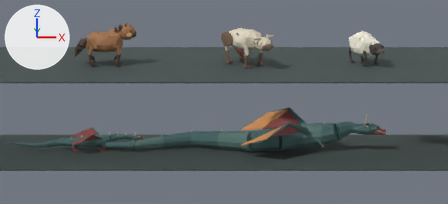
A saved change to the Blender file assets/blender/crownless_creature_library.blend.
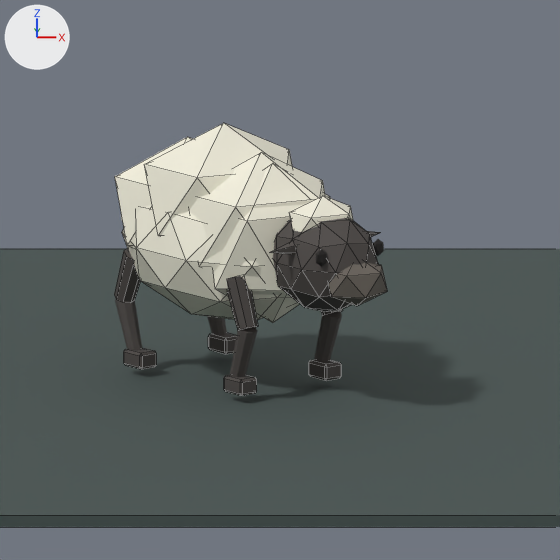
The first picture shows the older version from the file's camera 'CAM_CreatureFamilySheet'. The close-ups show the older and then the newer version on the part from 74% to 91% of the width and 7% to 43% of the height of that picture. Only the edits that show in the close-ups are written down. Lighting does not change. The marker at upper left points along +X, +Y and +Z. The close-ups show mesh edges as thin lines.

In view in the first close-up: 'PREVIEW_sheep_PREVIEW_SOURCE_sheep_CREATURE_Barrel', 'PREVIEW_sheep_PREVIEW_SOURCE_sheep_CREATURE_Chest', 'PREVIEW_sheep_PREVIEW_SOURCE_sheep_CREATURE_LowerLeg_FL', 'PREVIEW_sheep_PREVIEW_SOURCE_sheep_CREATURE_LowerLeg_HL', 'PREVIEW_sheep_PREVIEW_SOURCE_sheep_CREATURE_UpperLeg_FL', 'PREVIEW_sheep_PREVIEW_SOURCE_sheep_SHEEP_Ear_R', 'PREVIEW_sheep_PREVIEW_SOURCE_sheep_SHEEP_Fleece_0', 'PREVIEW_sheep_PREVIEW_SOURCE_sheep_SHEEP_Fleece_1', 'PREVIEW_sheep_PREVIEW_SOURCE_sheep_SHEEP_Fleece_2', 'PREVIEW_sheep_PREVIEW_SOURCE_sheep_SHEEP_Head', 'PREVIEW_sheep_PREVIEW_SOURCE_sheep_SHEEP_Muzzle', 'PREVIEW_sheep_PREVIEW_SOURCE_sheep_SHEEP_WoolCap', 'STAGE_CreatureFamilySheet_Characters' and 11 more.
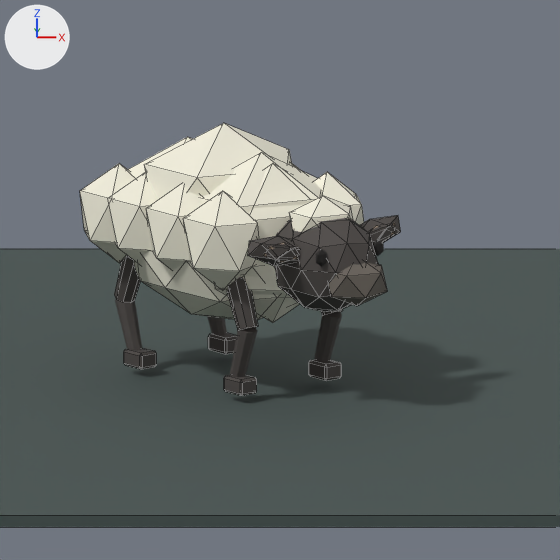
The change, as a diff of the scene's bpy script:
```diff
--- a/assets/blender/crownless_creature_library.blend.py
+++ b/assets/blender/crownless_creature_library.blend.py
@@ ob_preview_sheep_preview_source_sheep_sheep_ear_r @@
-ob_preview_sheep_preview_source_sheep_sheep_ear_r = bpy.data.objects.new('PREVIEW_sheep_PREVIEW_SOURCE_sheep_SHEEP_Ear_R', me_sheep_ear_r_001)
@@ ob_preview_sheep_preview_source_sheep_sheep_innerear_r @@
+ob_preview_sheep_preview_source_sheep_sheep_innerear_r = bpy.data.objects.new('PREVIEW_sheep_PREVIEW_SOURCE_sheep_sheep_InnerEar_R', me_sheep_innerear_r_001)  # an icosphere of 20 faces spanning x -0.13..0.13, y -0.019..0.019, z -0.056..0.056; in mat_mat_creature_preview_sheep_accent (beige #c5af99)
+ob_preview_sheep_preview_source_sheep_sheep_innerear_r.location = (15.96, -0.47, 11.16)
+ob_preview_sheep_preview_source_sheep_sheep_innerear_r.rotation_euler = (0.0, -0.2, 0.691)  # degrees (0, -11, 40)
+ob_preview_sheep_preview_source_sheep_sheep_innerear_r.scale = (2.4, 2.4, 2.4)
@@ ob_preview_sheep_preview_source_sheep_sheep_ear_r_1 @@
+ob_preview_sheep_preview_source_sheep_sheep_ear_r_1 = bpy.data.objects.new('PREVIEW_sheep_PREVIEW_SOURCE_sheep_sheep_Ear_R', me_sheep_ear_r_001_1)  # an icosphere of 20 faces spanning x -0.197..0.197, y -0.081..0.081, z -0.085..0.085; in mat_mat_creature_preview_sheep_secondary (dark grey #4d4845)
+ob_preview_sheep_preview_source_sheep_sheep_ear_r_1.location = (15.88, -0.38, 11.16)
+ob_preview_sheep_preview_source_sheep_sheep_ear_r_1.rotation_euler = (0.0, -0.2, 0.691)  # degrees (0, -11, 40)
+ob_preview_sheep_preview_source_sheep_sheep_ear_r_1.scale = (2.4, 2.4, 2.4)
@@ ob_preview_sheep_preview_source_sheep_sheep_innerear_l @@
+ob_preview_sheep_preview_source_sheep_sheep_innerear_l = bpy.data.objects.new('PREVIEW_sheep_PREVIEW_SOURCE_sheep_sheep_InnerEar_L', me_sheep_innerear_r_001.copy())
+ob_preview_sheep_preview_source_sheep_sheep_innerear_l.location = (14.71, -1.51, 11.16)
+ob_preview_sheep_preview_source_sheep_sheep_innerear_l.rotation_euler = (0.0, 0.2, 0.691)  # degrees (0, 11, 40)
+ob_preview_sheep_preview_source_sheep_sheep_innerear_l.scale = (2.4, 2.4, 2.4)
@@ ob_preview_sheep_preview_source_sheep_sheep_ear_l_1 @@
+ob_preview_sheep_preview_source_sheep_sheep_ear_l_1 = bpy.data.objects.new('PREVIEW_sheep_PREVIEW_SOURCE_sheep_sheep_Ear_L', me_sheep_ear_r_001_1.copy())
+ob_preview_sheep_preview_source_sheep_sheep_ear_l_1.location = (14.63, -1.42, 11.16)
+ob_preview_sheep_preview_source_sheep_sheep_ear_l_1.rotation_euler = (0.0, 0.2, 0.691)  # degrees (0, 11, 40)
+ob_preview_sheep_preview_source_sheep_sheep_ear_l_1.scale = (2.4, 2.4, 2.4)
@@ ob_preview_sheep_preview_source_sheep_sheep_fleeceflank_1_0_0 @@
+ob_preview_sheep_preview_source_sheep_sheep_fleeceflank_1_0_0 = bpy.data.objects.new('PREVIEW_sheep_PREVIEW_SOURCE_sheep_SHEEP_FleeceFlank_1.0_0', me_sheep_fleeceflank_1_0_0_001)  # an icosphere of 20 faces spanning x -0.206..0.206, y -0.221..0.221, z -0.28..0.28; in mat_mat_creature_preview_sheep_cloth (white #f2efdd)
+ob_preview_sheep_preview_source_sheep_sheep_fleeceflank_1_0_0.location = (15.3, 0.45, 11.14)
+ob_preview_sheep_preview_source_sheep_sheep_fleeceflank_1_0_0.rotation_euler = (0.0, 0.0, 0.691)  # degrees (0, 0, 40)
+ob_preview_sheep_preview_source_sheep_sheep_fleeceflank_1_0_0.scale = (2.4, 2.4, 2.4)
@@ ob_preview_sheep_preview_source_sheep_sheep_fleeceflank__1_0_3 @@
+ob_preview_sheep_preview_source_sheep_sheep_fleeceflank__1_0_3 = bpy.data.objects.new('PREVIEW_sheep_PREVIEW_SOURCE_sheep_SHEEP_FleeceFlank_-1.0_3', me_sheep_fleeceflank_1_0_0_001.copy())
+ob_preview_sheep_preview_source_sheep_sheep_fleeceflank__1_0_3.location = (12.57, 0.96, 11.14)
+ob_preview_sheep_preview_source_sheep_sheep_fleeceflank__1_0_3.rotation_euler = (0.0, 0.0, 0.691)  # degrees (0, 0, 40)
+ob_preview_sheep_preview_source_sheep_sheep_fleeceflank__1_0_3.scale = (2.4, 2.4, 2.4)
@@ ob_preview_sheep_preview_source_sheep_sheep_fleeceflank__1_0_2 @@
+ob_preview_sheep_preview_source_sheep_sheep_fleeceflank__1_0_2 = bpy.data.objects.new('PREVIEW_sheep_PREVIEW_SOURCE_sheep_SHEEP_FleeceFlank_-1.0_2', me_sheep_fleeceflank_1_0_0_001.copy())
+ob_preview_sheep_preview_source_sheep_sheep_fleeceflank__1_0_2.location = (12.93, 0.52, 11.14)
+ob_preview_sheep_preview_source_sheep_sheep_fleeceflank__1_0_2.rotation_euler = (0.0, 0.0, 0.691)  # degrees (0, 0, 40)
+ob_preview_sheep_preview_source_sheep_sheep_fleeceflank__1_0_2.scale = (2.4, 2.4, 2.4)
@@ ob_preview_sheep_preview_source_sheep_sheep_fleeceflank__1_0_1 @@
+ob_preview_sheep_preview_source_sheep_sheep_fleeceflank__1_0_1 = bpy.data.objects.new('PREVIEW_sheep_PREVIEW_SOURCE_sheep_SHEEP_FleeceFlank_-1.0_1', me_sheep_fleeceflank_1_0_0_001.copy())
+ob_preview_sheep_preview_source_sheep_sheep_fleeceflank__1_0_1.location = (13.44, -0.09, 11.14)
+ob_preview_sheep_preview_source_sheep_sheep_fleeceflank__1_0_1.rotation_euler = (0.0, 0.0, 0.691)  # degrees (0, 0, 40)
+ob_preview_sheep_preview_source_sheep_sheep_fleeceflank__1_0_1.scale = (2.4, 2.4, 2.4)
@@ ob_preview_sheep_preview_source_sheep_sheep_fleeceflank__1_0_0 @@
+ob_preview_sheep_preview_source_sheep_sheep_fleeceflank__1_0_0 = bpy.data.objects.new('PREVIEW_sheep_PREVIEW_SOURCE_sheep_SHEEP_FleeceFlank_-1.0_0', me_sheep_fleeceflank_1_0_0_001.copy())
+ob_preview_sheep_preview_source_sheep_sheep_fleeceflank__1_0_0.location = (13.93, -0.69, 11.14)
+ob_preview_sheep_preview_source_sheep_sheep_fleeceflank__1_0_0.rotation_euler = (0.0, 0.0, 0.691)  # degrees (0, 0, 40)
+ob_preview_sheep_preview_source_sheep_sheep_fleeceflank__1_0_0.scale = (2.4, 2.4, 2.4)
```

Location of each change, (x1, y1, x2, y2) in pixels of the close-ups (560 x 560 px):
'PREVIEW_sheep_PREVIEW_SOURCE_sheep_SHEEP_FleeceFlank_-1.0_0', added: after (183, 191, 259, 289)
'PREVIEW_sheep_PREVIEW_SOURCE_sheep_SHEEP_FleeceFlank_-1.0_1', added: after (146, 184, 203, 270)
'PREVIEW_sheep_PREVIEW_SOURCE_sheep_SHEEP_FleeceFlank_-1.0_2', added: after (108, 172, 158, 265)
'PREVIEW_sheep_PREVIEW_SOURCE_sheep_SHEEP_FleeceFlank_-1.0_3', added: after (80, 163, 136, 263)
'PREVIEW_sheep_PREVIEW_SOURCE_sheep_sheep_Ear_L', added: after (248, 236, 299, 266)
'PREVIEW_sheep_PREVIEW_SOURCE_sheep_SHEEP_FleeceFlank_1.0_0', added: after (314, 172, 364, 225)
'PREVIEW_sheep_PREVIEW_SOURCE_sheep_sheep_Ear_R', added: after (359, 215, 401, 243)
'PREVIEW_sheep_PREVIEW_SOURCE_sheep_SHEEP_Ear_R', deleted (mostly hidden): before (367, 231, 381, 237)
'PREVIEW_sheep_PREVIEW_SOURCE_sheep_sheep_InnerEar_L', added: after (264, 242, 298, 263)
'PREVIEW_sheep_PREVIEW_SOURCE_sheep_sheep_InnerEar_R', added: after (372, 223, 395, 236)
'PREVIEW_sheep_PREVIEW_SOURCE_sheep_SHEEP_Fleece_2', unchanged, covered by the edit: before (115, 137, 192, 248); after (128, 137, 192, 178)
